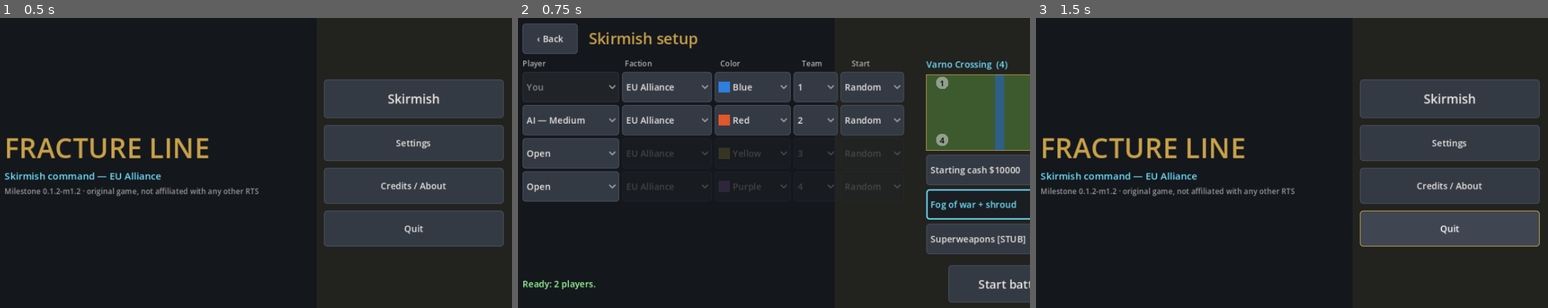
Above: before the commit, frames 1-3 (left to right).
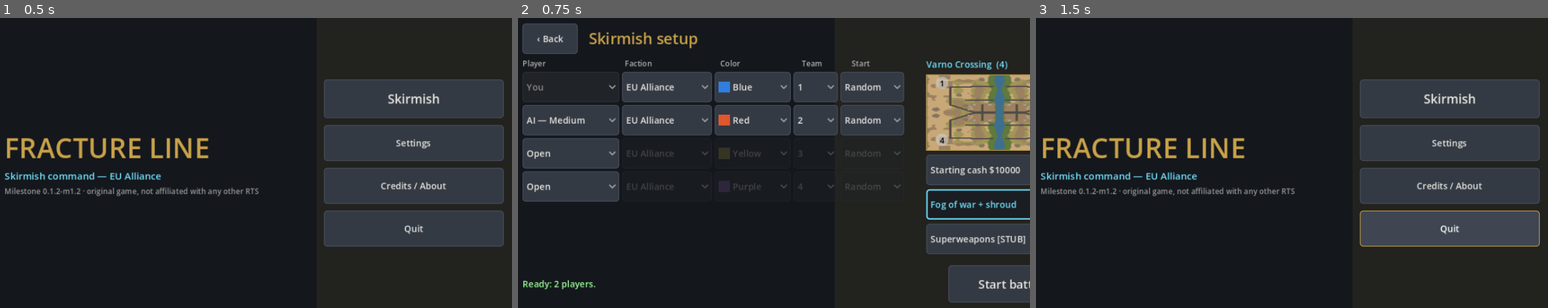
Above: after the commit, the same moments.

Repository: malachimurph-hub/Fracture-Line
Game: Godot game, scene res://ui/main_menu.tscn
Same seed, same stepped clock (60 frames per second), same inputs: the game is played once before the commit and once after it. Sound files missing from this copy of the repository are replaced by a short silence.
Inputs:
- Up to frame 1 (0.5 s): no input
- Up to frame 2 (0.75 s): click "Skirmish" at 0.5 s
- Up to frame 3 (1.5 s): click "‹ Back" at 1.25 s

Frame 1 is identical in both runs. In frame 2, 4.9% of the frame differs, in the area x 79-100%, y 19-46%; in frame 3, nothing differs.

Commit message:
Lobby map preview drawn from the map's biome layer (matches the new terrain)

Diff:
--- a/ui/skirmish_setup.gd
+++ b/ui/skirmish_setup.gd
@@ -171,11 +171,35 @@
 		preview.queue_redraw()
 	return e == ""
 
+var _preview_tex: ImageTexture = null
+const BIOME_PREVIEW := {"s": Color("#c9a878"), "d": Color("#9c8160"), "g": Color("#a09656"), "G": Color("#5f7a3a"),
+	"a": Color("#4f4c47"), "c": Color("#b0aa9e"), "r": Color("#857563"), "w": Color("#3f6f8f")}
+
+## Map preview from the map's biome layer (what the terrain actually looks like).
+func _biome_preview(md: MapDef) -> ImageTexture:
+	var bp := md.tiles_path.replace(".txt", ".biome.txt")
+	if not FileAccess.file_exists(bp):
+		return null
+	var lines := FileAccess.get_file_as_string(bp).split("\n", false)
+	if lines.is_empty():
+		return null
+	var w := lines[0].length()
+	var img := Image.create_empty(w, lines.size(), false, Image.FORMAT_RGBA8)
+	for y in lines.size():
+		var ln: String = lines[y]
+		for x in mini(w, ln.length()):
+			img.set_pixel(x, y, BIOME_PREVIEW.get(ln[x], Color("#b59a6c")))
+	return ImageTexture.create_from_image(img)
+
 func _draw_preview() -> void:
 	var md: MapDef = Content.maps[&"varno_crossing"]
 	var s := preview.size
-	preview.draw_rect(Rect2(Vector2.ZERO, s), Color("#3d5a2e"))
-	preview.draw_rect(Rect2(Vector2(s.x * 0.47, 0), Vector2(s.x * 0.06, s.y)), Color("#2e5f86"))
+	if _preview_tex == null:
+		_preview_tex = _biome_preview(md)
+	if _preview_tex != null:
+		preview.draw_texture_rect(_preview_tex, Rect2(Vector2.ZERO, s), false)
+	else:
+		preview.draw_rect(Rect2(Vector2.ZERO, s), Color("#b59a6c"))
 	preview.draw_rect(Rect2(Vector2.ZERO, s), UiTheme.GOLD, false, 1)
 	var f := preview.get_theme_default_font()
 	for i in md.spawns.size():
